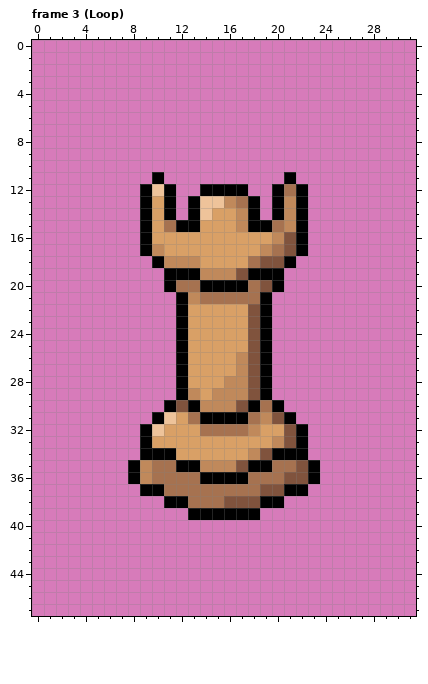
A pixel-art file gets an edit: resources/metasprites/dungeon/rook.aseprite. The picture above was drawn from the file before the commit.
32x48 pixels, 3 frames. Shown: frame 3 (Loop). The commit also changed other frames, which this record leaves out.
The same view after the edit:
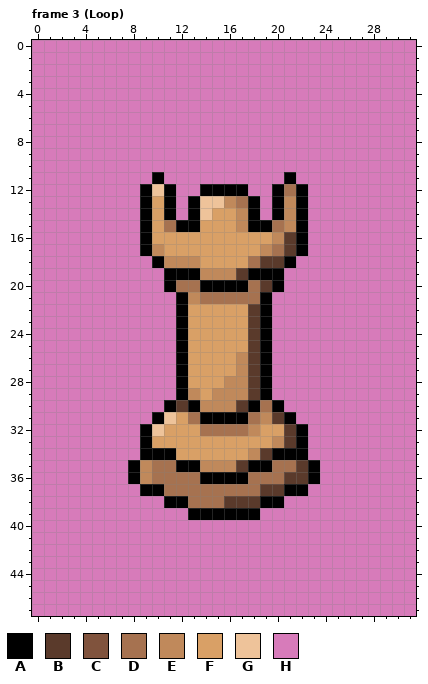
Palette (. is transparent): A #000000  B #5a3a2b  C #80533d  D #a67250  E #c0895b  F #d9a066  G #eec39a  H #d77bba
Message: Draw rook dead metasprite frame
The exact change:
Frame 3 (Loop):
The edit turns colour C into colour B in rows 16 to 17 at x 21; in row 18 at x 19 to 20; in row 19 at x 17; in row 20 at x 19; in rows 22 to 29 at x 18; in row 30 at x 12 and 17.
The edit turns colour C into colour B in row 31 at x 20; in rows 32 to 33 at x 21; in row 34 at x 19; in row 35 at x 17 and 22; in row 36 at x 21 to 22; in row 37 at x 19 to 20.
The edit turns colour C into colour B in row 38 at x 16 to 18.
Where, in picture pixels (left, top, right, bottom), the same in both pictures:
changed: (176, 232, 308, 508)
